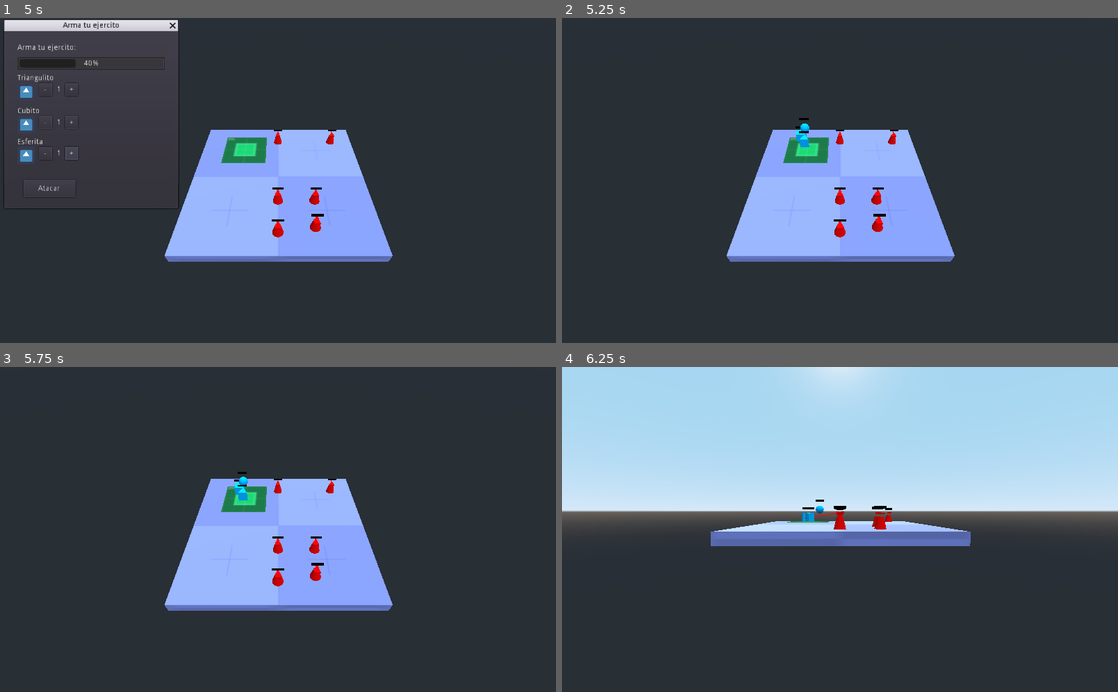
Above: before the commit, frames 1-4 (two rows, left to right).
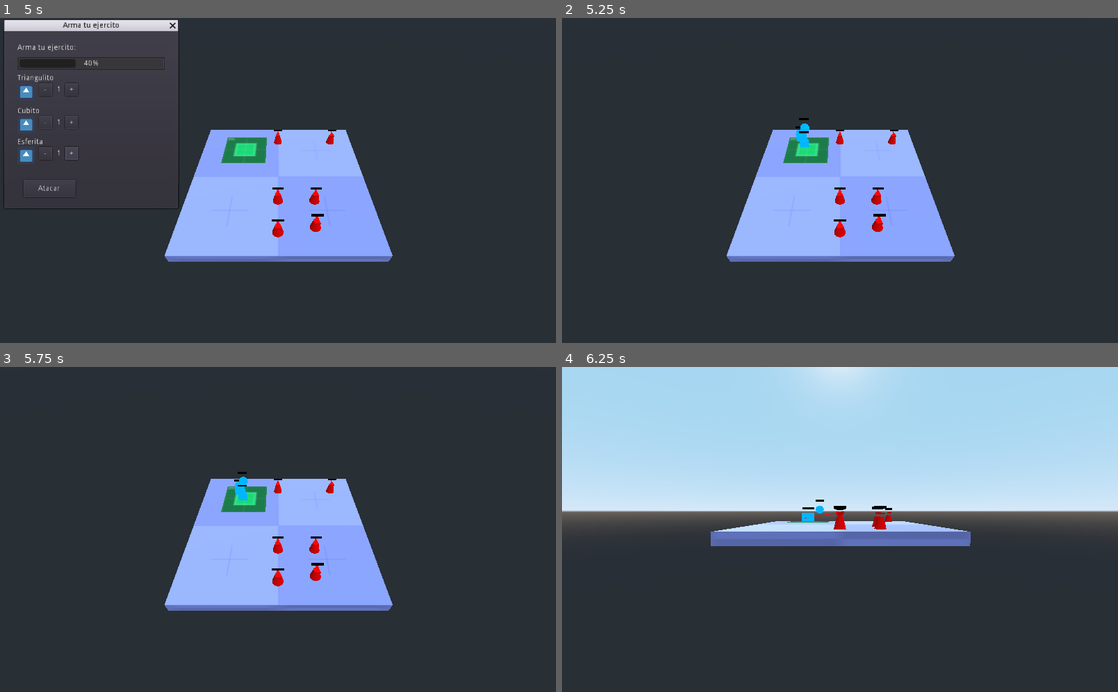
Above: after the commit, the same moments.

Repository: andresTapari/bug_rush
Game: Godot game, scene res://lvls/dev_lvl_combat.tscn
Same seed, same stepped clock (60 frames per second), same inputs: the game is played once before the commit and once after it. The engine's default icon, where the game draws it, is replaced by a stand-in: a white triangle on a blue panel in a dark square.
Inputs (mouse positions are in pixels of both pictures, inside the frame that each line leads up to):
- Up to frame 1 (5 s): click "-" at 0.5 s; click "+" at 1.25 s; click "-" at 2 s; click "+" at 2.75 s; click "-" at 3.5 s; click "+" at 4.25 s
- Up to frame 2 (5.25 s): click "Atacar" at 5 s
- Up to frame 3 (5.75 s): no input
- Up to frame 4 (6.25 s): move the mouse to (962, 513) at 5.77 s; hold S (cam_down) from 5.78 s (still down); click (962, 513) at 5.92 s

Frame 1 is identical in both runs. In frame 2, 0.1% of the frame differs, in the area x 42-45%, y 32-40%; in frame 3, 0.1%, in the area x 42-45%, y 33-42%; in frame 4, less than 0.1%.

Commit message:
Actualizar unit_material_base.tres y Camera_gimbal.gd

Diff:
--- a/prototype_tapa/assets/materials/unit_material_base.tres
+++ b/prototype_tapa/assets/materials/unit_material_base.tres
@@ -1,4 +1,5 @@
 [gd_resource type="SpatialMaterial" format=2]
 
 [resource]
+flags_unshaded = true
 albedo_color = Color( 0, 0.717647, 1, 1 )
--- a/prototype_tapa/script/Camera_gimbal.gd
+++ b/prototype_tapa/script/Camera_gimbal.gd
@@ -7,12 +7,10 @@
 # Nodos:
 onready var camera = get_node('InnerGimbal/Camera')
 
-
 # Variables del Raycast
 var rayOrigin
 var rayEnd
 var ray_length: float = 2000
-
 
 # mouse properties
 
